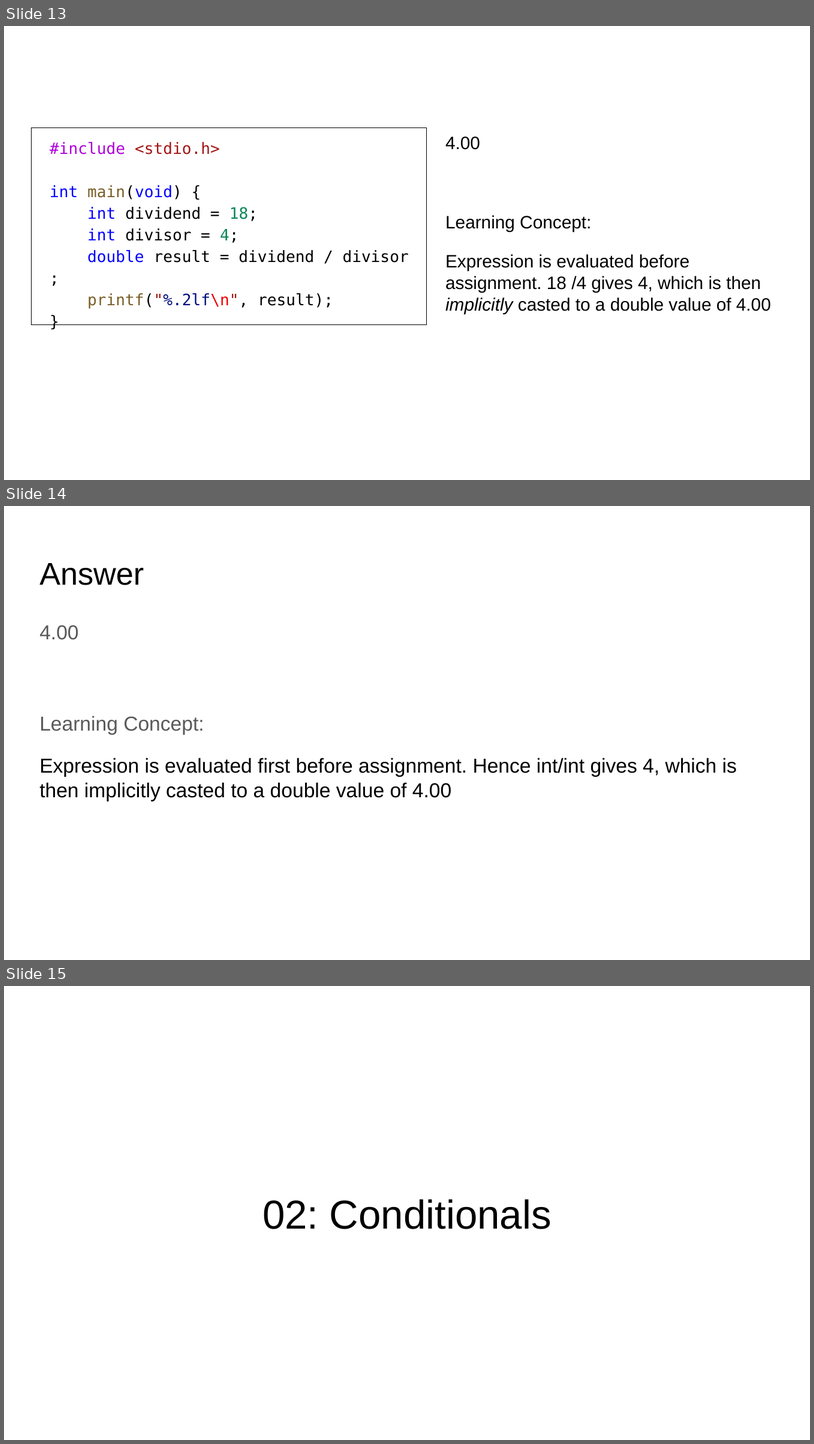
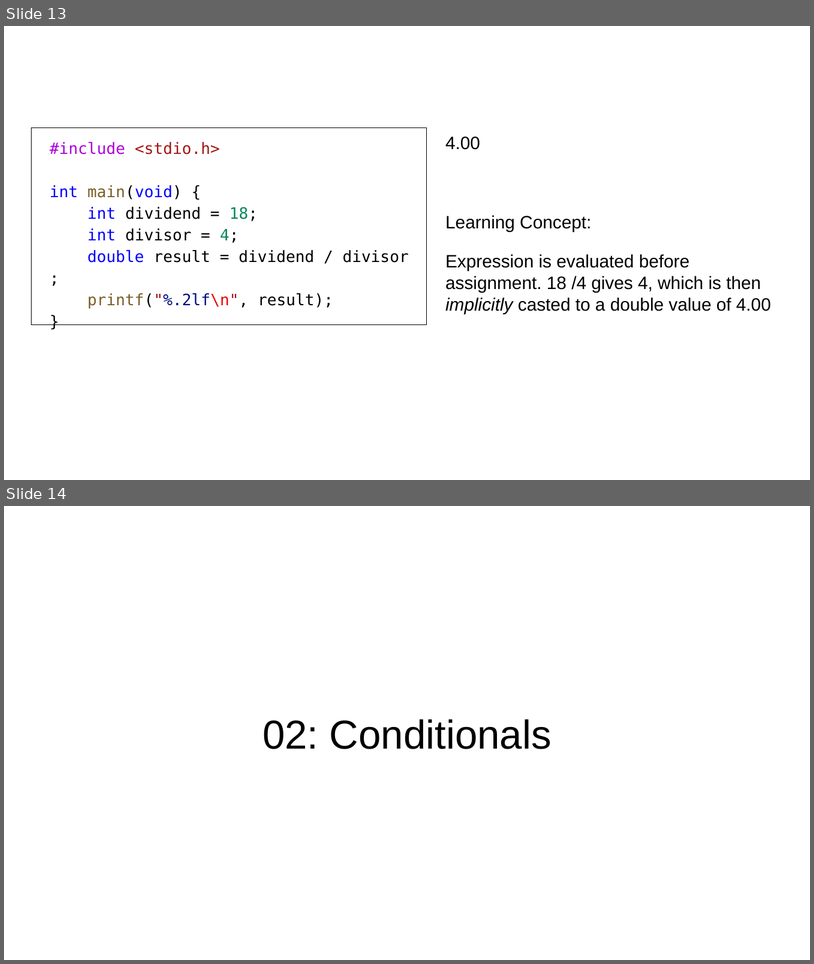
Before and after one commit to CA-run-2021-2022/CS101-code-clinic-1, a slide deck: Slides.pptx. Shown one above the other, each under a label of ours: slides 13, 14 and 15 before the commit, slides 13 and 14 after it. The pictures are 814x1444 and 814x964 pixels, drawn with LibreOffice and Linux fonts; fonts in the diff are those of the drawing. Boxes give left, top, right and bottom in pixels: in the first picture for what was removed or moved away, otherwise in the second. Text is boxed around its words. In the diff, an @@ line names an element or a change of style, - is before the commit and + after.

```diff
--- a/Slides.pptx
+++ b/Slides.pptx
@@ slide 14 removed at [4, 506, 810, 960], background #FFFFFF @@
@@ title removed at [39, 563, 144, 585] @@
-Answer
@@ text removed at [39, 625, 737, 801] @@
-4.00
-Learning Concept:
-Expression is evaluated first before assignment. Hence int/int gives 4, which is then implicitly casted to a double value of 4.00
@@ what was slide 15 is now slide 14 @@
```
Also in this commit, not shown: 2 slides changed, 1 slide added, 1 other slide removed.
